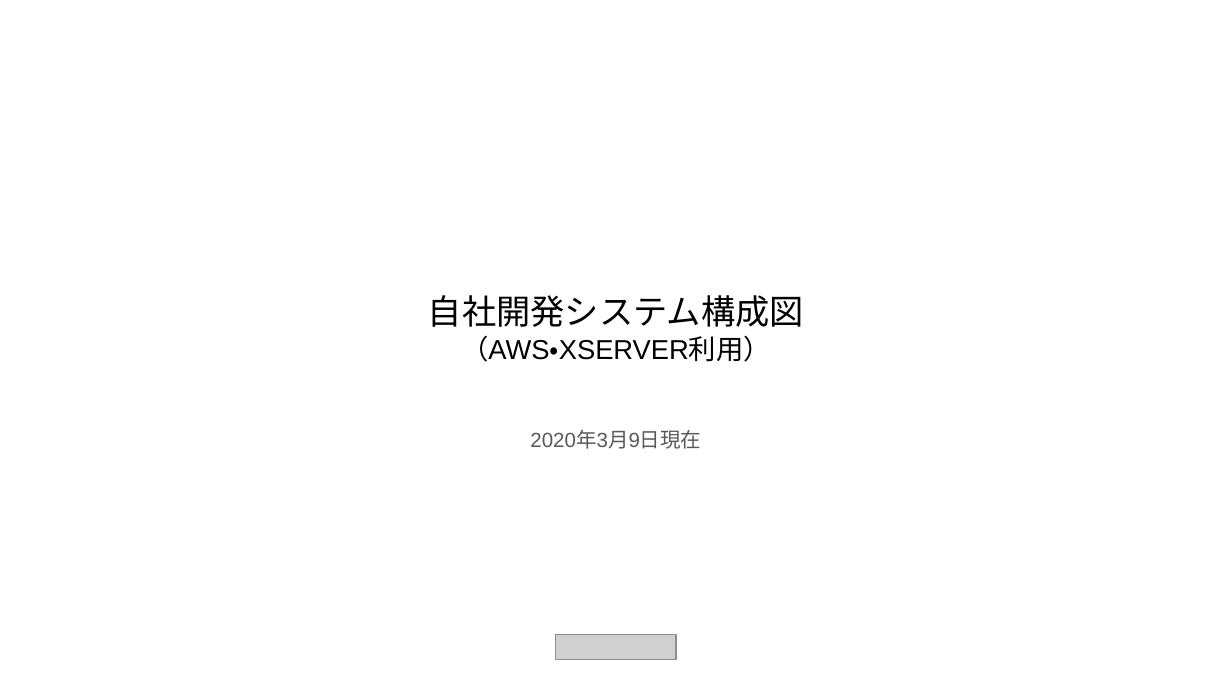
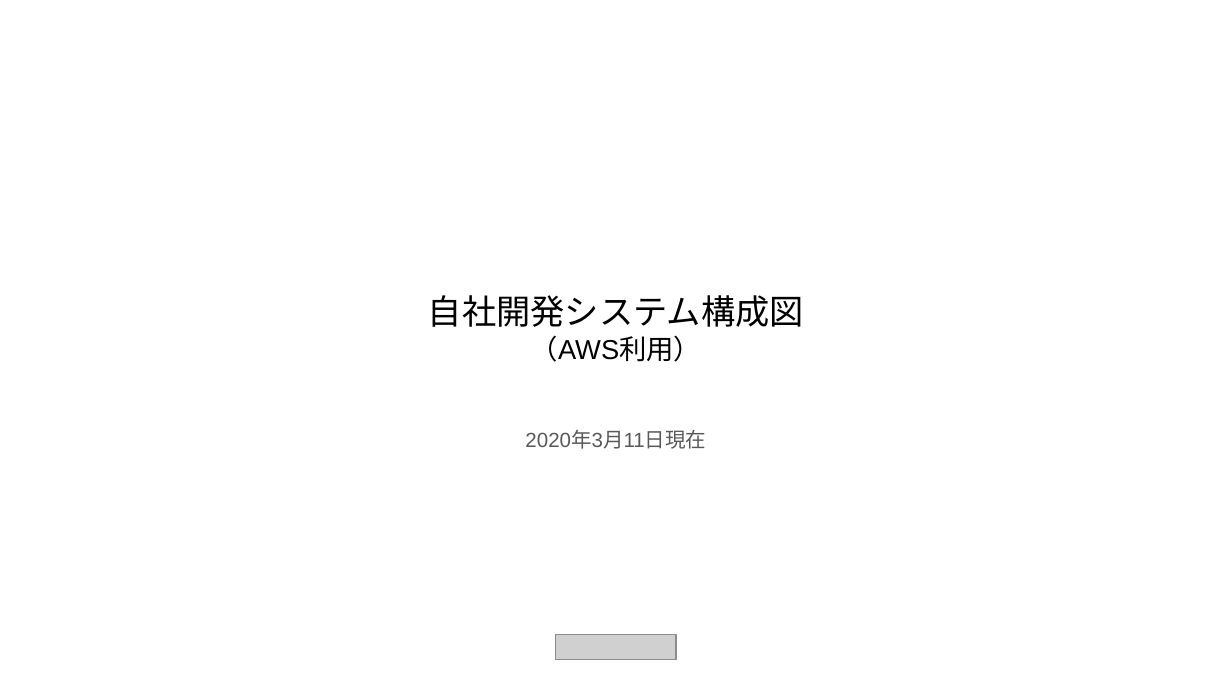
Before and after one commit to prime-x-co-ltd/px-overview, a slide deck: slide 1 of docs/aws/aws-自社開発システム構成図.pptx. Drawn at 1232x693 pixels with LibreOffice and Linux fonts; fonts in the diff are those of the drawing; grey boxes stand for pictures. Boxes give left, top, right and bottom in pixels: in the first picture for what was removed or moved away, otherwise in the second. Text is boxed around its words. In the diff, an @@ line names an element or a change of style, - is before the commit and + after.

```diff
--- a/docs/aws/aws-自社開発システム構成図.pptx
+++ b/docs/aws/aws-自社開発システム構成図.pptx
@@ title at bbox=[428, 295, 804, 362]: text changed; size 16 to 20 pt @@
-自社開発システム構成図
-（AWS・XSERVER利用）
+自社開発システム構成図
+（AWS利用）
@@ subtitle at bbox=[525, 431, 706, 449]: text changed @@
-2020年3月9日現在
+2020年3月11日現在
```
Also in this commit, not shown: 2 other slides changed, 1 slide added, 1 slide removed.
